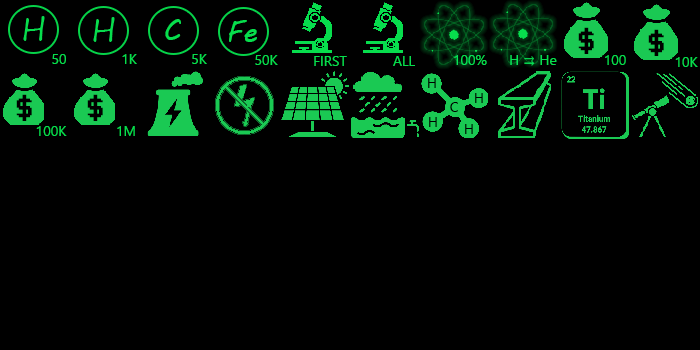
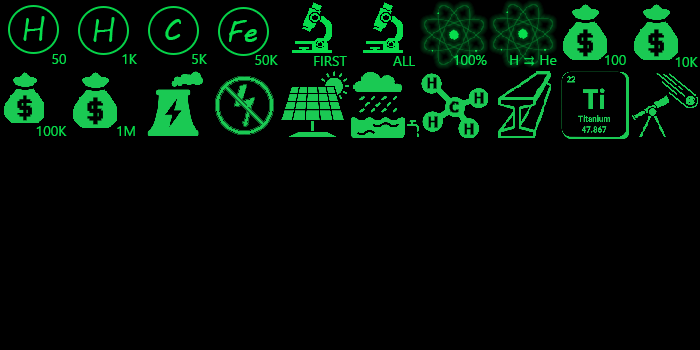
Before/after of a 700px x 350px layered artwork. What changed in the layer stack:
added group "Tray" with 58 layers above "Layer 2" over box(3, 2, 664, 135)
moved "Row1" into group "Tray" over box(562, 2, 664, 60)
painted on "$" (in "Tray" › "Row1" › "1_10") over box(648, 29, 664, 57)
removed layer "Layer 5" (1st of 4, in "Row1" › "1_10") from group "1_10" over box(648, 29, 664, 57)
removed layer "$" (2nd of 4, in "Row1" › "1_9") from group "1_9" over box(578, 27, 594, 54)
renamed "Layer 5" to "$ copy", moved it above "100", painted on it over box(562, 2, 608, 60)
moved "Row2" into group "Tray" over box(3, 72, 484, 135)
moved "2_7" into group "Row2" over box(427, 77, 484, 135)
painted on "H copy 3" over box(427, 77, 484, 135)
removed layer "H copy 2" from group "2_7" over box(465, 124, 473, 134)
removed layer "H copy" from group "2_7" over box(475, 93, 483, 103)
removed layer "H" from group "2_7" over box(428, 78, 436, 88)
removed layer "C" (2nd of 2, in "2_7") from group "2_7" over box(450, 102, 458, 112)
removed layer "Layer 10" from group "2_7" over box(427, 77, 484, 135)
moved "2_2" into group "Row2" over box(72, 72, 117, 128)
removed layer "$" (3rd of 4, in "2_2") from group "2_2" over box(87, 94, 103, 121)
renamed "Layer 5" to "$ copy 3", painted on it over box(72, 72, 117, 128)
moved "2_1" into group "Row2" over box(2, 72, 44, 125)
removed layer "$" (4th of 4, in "2_1") from group "2_1" over box(16, 94, 32, 121)
renamed "Layer 5" to "$ copy 2", painted on it over box(2, 72, 44, 125)
